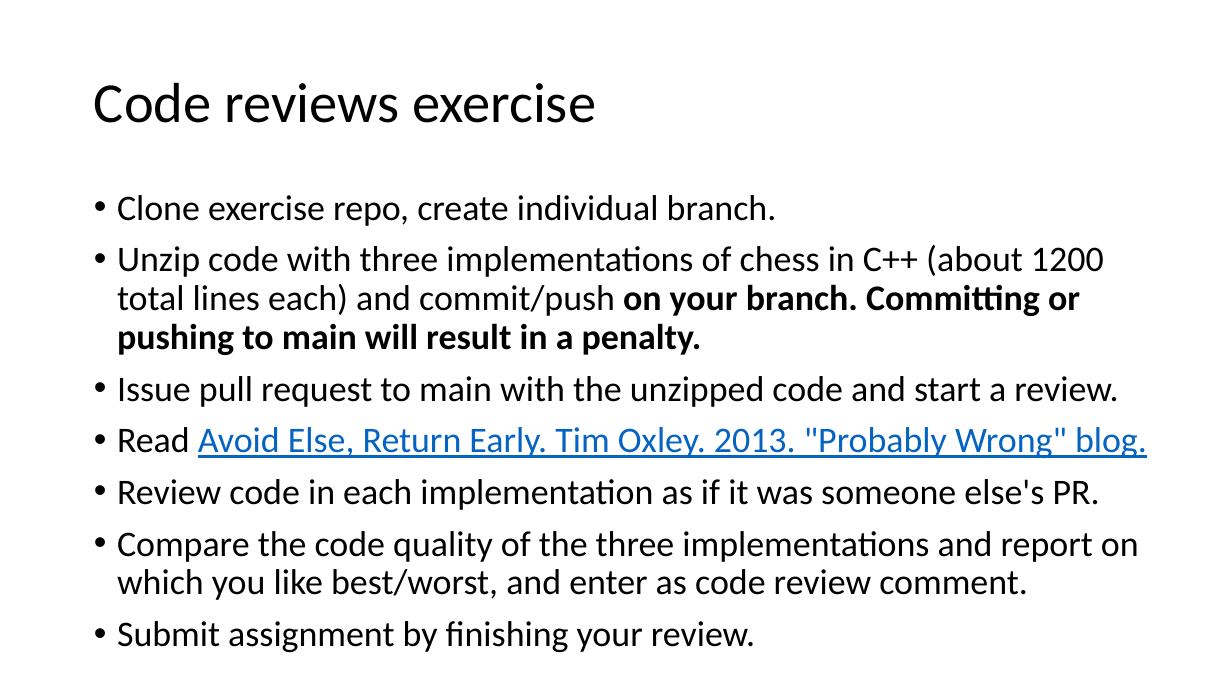
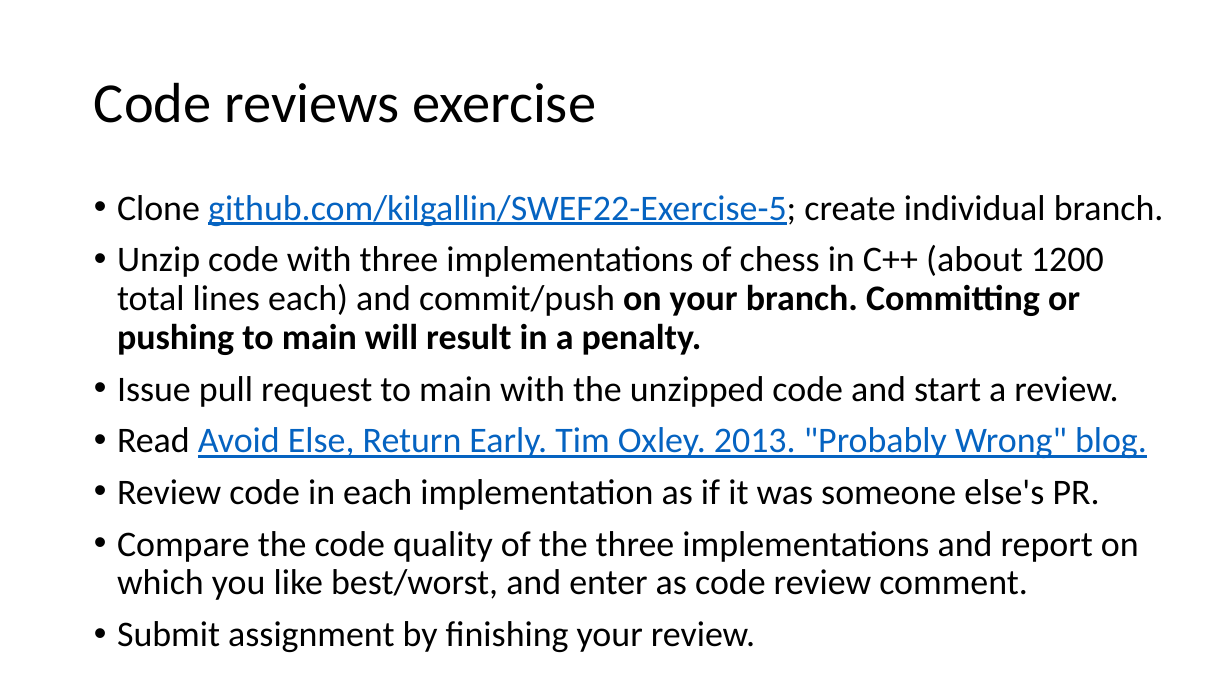
Before and after one commit to kilgallin/SWEF22, a slide deck: slide 4 of lectures/16-Review-Ex.pptx. Drawn at 1232x693 pixels with LibreOffice and Linux fonts; fonts in the diff are those of the drawing. Boxes give left, top, right and bottom in pixels: in the first picture for what was removed or moved away, otherwise in the second. Text is boxed around its words. In the diff, an @@ line names an element or a change of style, - is before the commit and + after.

Commit message:
Update lecture 16 slides

```diff
--- a/lectures/16-Review-Ex.pptx
+++ b/lectures/16-Review-Ex.pptx
@@ text at box(117, 195, 1164, 226): text changed; text colour #000000 to #0563C1 @@
-• Clone exercise repo, create individual branch.
+• Clone github.com/kilgallin/SWEF22-Exercise-5; create individual branch.
```
Also in this commit, not shown: 1 slide added, 1 other file.
